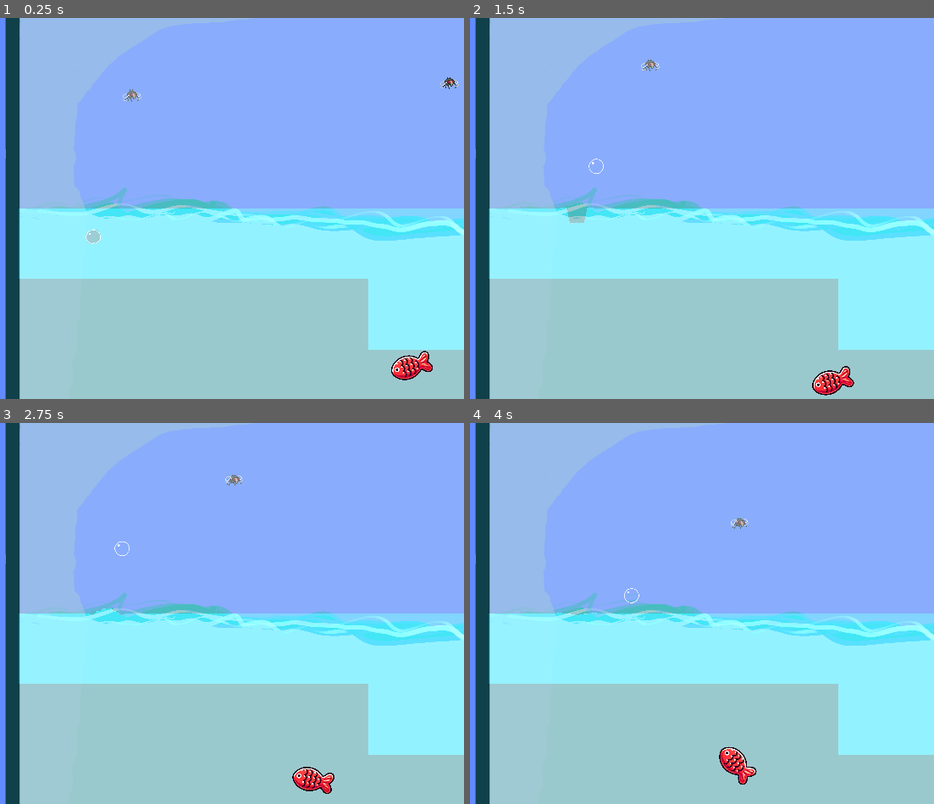
Above: before the commit, frames 1-4 (two rows, left to right).
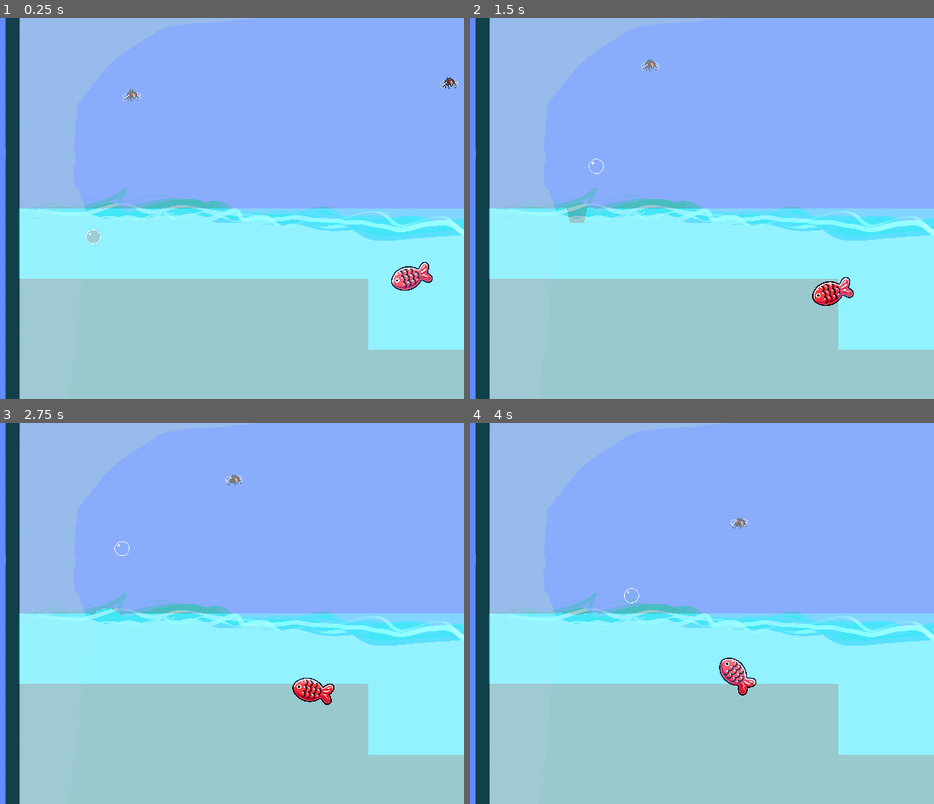
Above: after the commit, the same moments.

Repository: bcrandall0520/BubbleBois
Game: Godot game, scene res://test_main.tscn
Two runs of this game, one before a commit and one after it. Both use one fixed random seed, a clock stepped at 60 frames per second and the inputs below.
Inputs (mouse positions are in pixels of both pictures, inside the frame that each line leads up to):
- Up to frame 1 (0.25 s): no input
- Up to frame 2 (1.5 s): tap Enter at 0.5 s; move the mouse to (743, 189) at 0.52 s; hold Down (player_1_fast_fall) 0.53-1.28 s; hold Right (player_1_right) from 0.53 s (still down); click (743, 189) at 0.67 s; tap Up (player_1_jump) at 0.77 s; move the mouse to (outside the picture) at 1.27 s; tap A (player_2_left) at 1.35 s
- Up to frame 3 (2.75 s): tap Up (player_1_jump) at 1.52 s; move the mouse to (194, 529) at 2.02 s; release Right (player_1_right) at 2.03 s; hold Left (player_1_left) from 2.03 s (still down); tap D (player_2_right) at 2.1 s
- Up to frame 4 (4 s): move the mouse to (562, 689) at 2.77 s; release Left (player_1_left) at 2.78 s; hold Right (player_1_right) from 2.78 s (still down); tap Down (player_1_fast_fall) at 2.85 s; click (562, 689) at 2.92 s; tap Up (player_1_jump) at 3.02, 3.77 s; move the mouse to (799, 670) at 3.52 s; tap A (player_2_left) at 3.6 s

The runs differ from the first frame. In frame 1, 0.9% of the frame differs, in the area x 84-94%, y 64-96%; in frame 2, 0.9%; in frame 3, 0.9%; in frame 4, 0.9%, in the area x 53-62%, y 61-95%.

Commit message:
Moved fish closer to surface

Diff:
--- a/components/player/player.tscn
+++ b/components/player/player.tscn
@@ -248,7 +248,6 @@
 [node name="Bone-2" type="Bone2D" parent="SoftBody2D/Skeleton2D"]
 position = Vector2(2.87324, 23.3252)
 rotation = -0.874254
-scale = Vector2(1, 1)
 rest = Transform2D(0.641569, -0.767065, 0.767065, 0.641569, 2.87324, 23.3252)
 auto_calculate_length_and_angle = false
 length = 8.0
@@ -410,7 +409,6 @@
 [node name="Bone-14" type="Bone2D" parent="SoftBody2D/Skeleton2D"]
 position = Vector2(23.2929, 8.70711)
 rotation = -1.58906
-scale = Vector2(1, 1)
 rest = Transform2D(-0.0182712, -0.999833, 0.999833, -0.0182712, 23.2929, 8.70711)
 auto_calculate_length_and_angle = false
 length = 8.0
@@ -438,7 +436,6 @@
 [node name="Bone-16" type="Bone2D" parent="SoftBody2D/Skeleton2D"]
 position = Vector2(23.2929, 23.2929)
 rotation = -3.10145
-scale = Vector2(1, 1)
 rest = Transform2D(-0.999195, -0.040129, 0.040129, -0.999195, 23.2929, 23.2929)
 auto_calculate_length_and_angle = false
 length = 8.0
@@ -478,6 +475,7 @@
 [node name="Bone-19" type="Bone2D" parent="SoftBody2D/Skeleton2D"]
 position = Vector2(29, 16)
 rotation = -2.23481
+scale = Vector2(1, 1)
 rest = Transform2D(-0.616283, -0.787525, 0.787525, -0.616283, 29, 16)
 auto_calculate_length_and_angle = false
 length = 8.0
@@ -491,6 +489,7 @@
 [node name="Bone-20" type="Bone2D" parent="SoftBody2D/Skeleton2D"]
 position = Vector2(29.1185, 23.0278)
 rotation = -1.58766
+scale = Vector2(1, 1)
 rest = Transform2D(-0.0168624, -0.999858, 0.999858, -0.0168624, 29.1185, 23.0278)
 auto_calculate_length_and_angle = false
 length = 8.0
--- a/test_main.tscn
+++ b/test_main.tscn
@@ -63,10 +63,6 @@
 [node name="Fly" parent="." instance=ExtResource("3_23shv")]
 position = Vector2(3170, -3894)
 
-[node name="Fish" parent="." instance=ExtResource("5_ae3ty")]
-position = Vector2(16153, 2671)
-scale = Vector2(3, 3)
-
 [node name="Ship" parent="." instance=ExtResource("3_jibpa")]
 position = Vector2(13552, -497)
 scale = Vector2(5, 5)
@@ -123,16 +119,20 @@
 scale = Vector2(5, 5)
 
 [node name="Fish2" parent="." instance=ExtResource("5_ae3ty")]
-position = Vector2(10448, 4372)
+position = Vector2(10448, 1843)
 rotation = 0.211185
 scale = Vector2(-3, 3)
+
+[node name="Fish" parent="." instance=ExtResource("5_ae3ty")]
+position = Vector2(14160, 1644)
+scale = Vector2(3, 3)
 
 [node name="Fish3" parent="." instance=ExtResource("5_ae3ty")]
 position = Vector2(32395, 1412)
 scale = Vector2(3, 3)
 
 [node name="Fish4" parent="." instance=ExtResource("5_ae3ty")]
-position = Vector2(26114, 3654)
+position = Vector2(23342, 1474)
 rotation = -0.165806
 scale = Vector2(3, 3)
 
@@ -141,6 +141,6 @@
 scale = Vector2(3, 3)
 
 [node name="Fish6" parent="." instance=ExtResource("5_ae3ty")]
-position = Vector2(38154, 2314)
+position = Vector2(36825, 1408)
 rotation = -0.226893
 scale = Vector2(3, 3)
Not shown: 1 places in components/player/player.tscn that only renumber resources
